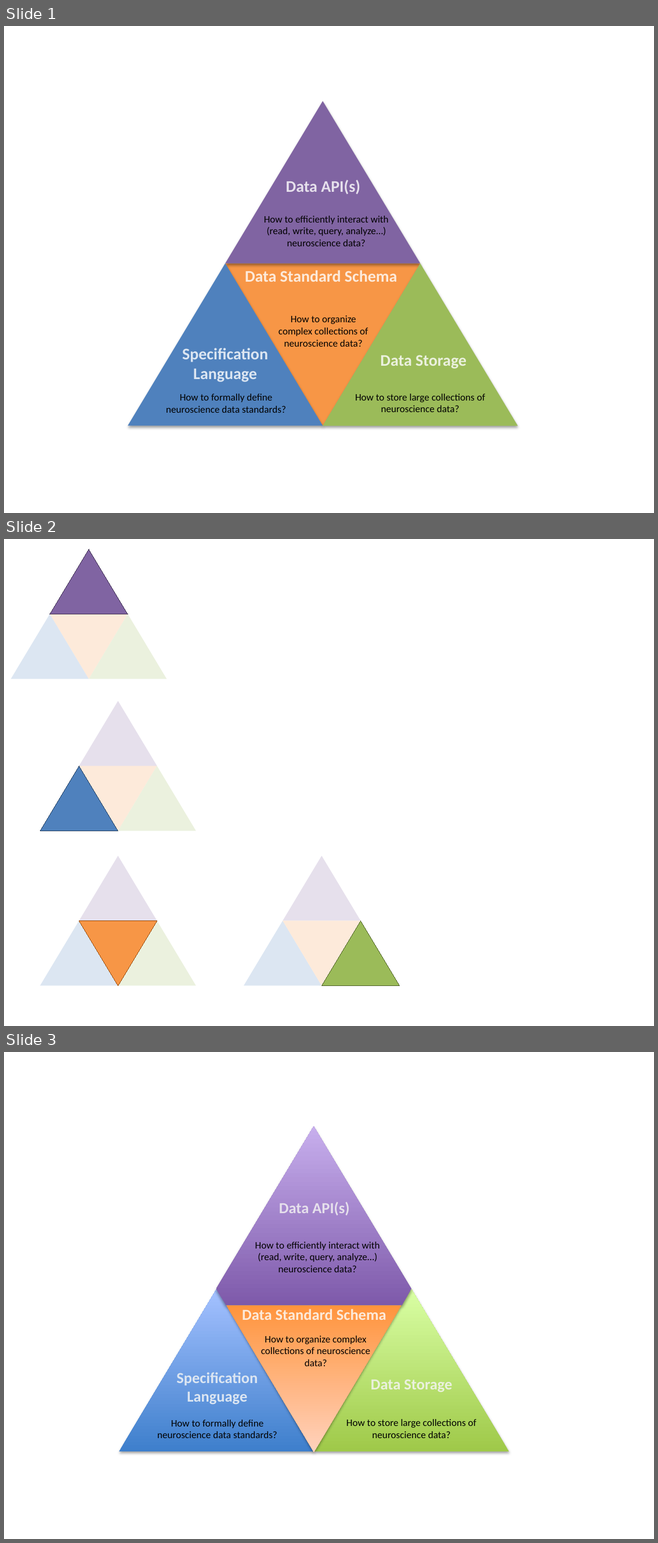
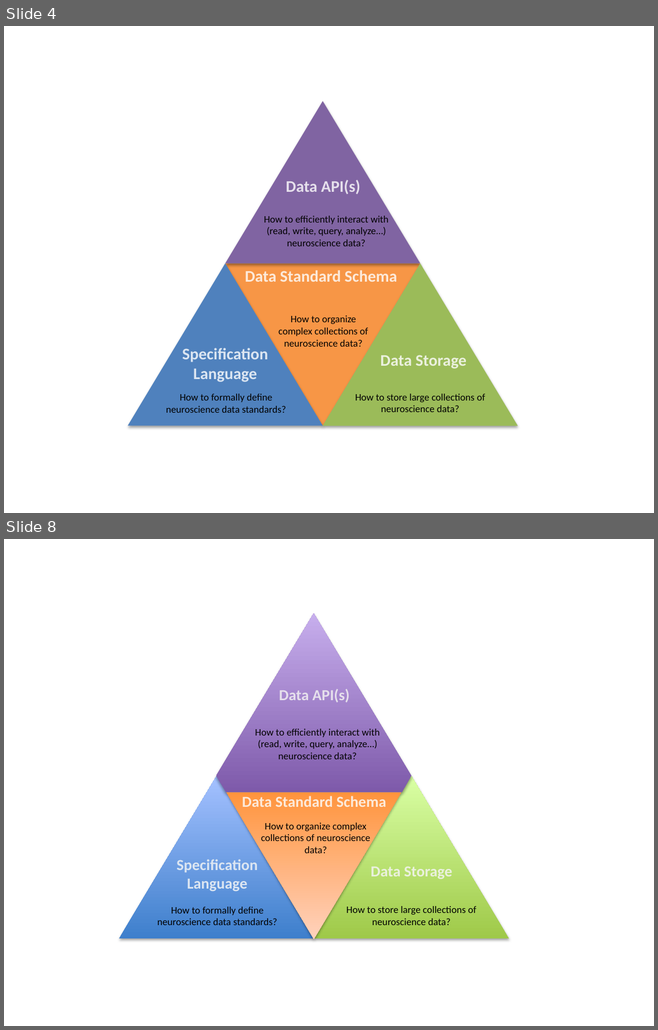
Before and after one commit to ttngu207/neurodatawithoutborders.github.io, a slide deck: images/project_components.pptx. Shown one above the other, each under a label of ours: slides 1, 2 and 3 before the commit, slides 4 and 8 after it; the slides between them are not shown. The pictures are 658x1543 and 658x1030 pixels, drawn with LibreOffice and Linux fonts; fonts in the diff are those of the drawing. Boxes give left, top, right and bottom in pixels: in the first picture for what was removed or moved away, otherwise in the second. Text is boxed around its words. In the diff, an @@ line names an element or a change of style, - is before the commit and + after.

```diff
--- a/images/project_components.pptx
+++ b/images/project_components.pptx
@@ slide 2 removed at (4,539,654,1026), background #FFFFFF @@
@@ group removed at (11,549,166,679): 4 triangles @@
@@ group removed at (41,701,195,831): 4 triangles @@
@@ triangle removed at (79,856,157,921) @@
@@ triangle removed at (282,856,361,921) @@
@@ triangle removed at (41,921,118,986) @@
@@ triangle removed at (79,921,157,986) @@
@@ triangle removed at (118,921,195,986) @@
@@ triangle removed at (244,921,322,986) @@
@@ triangle removed at (282,921,361,986) @@
@@ triangle removed at (322,921,400,986) @@
@@ what was slide 1 is now slide 4 @@
@@ what was slide 3 is now slide 8 @@
```
Also in this commit, not shown: 6 slides added, 2 other files.
